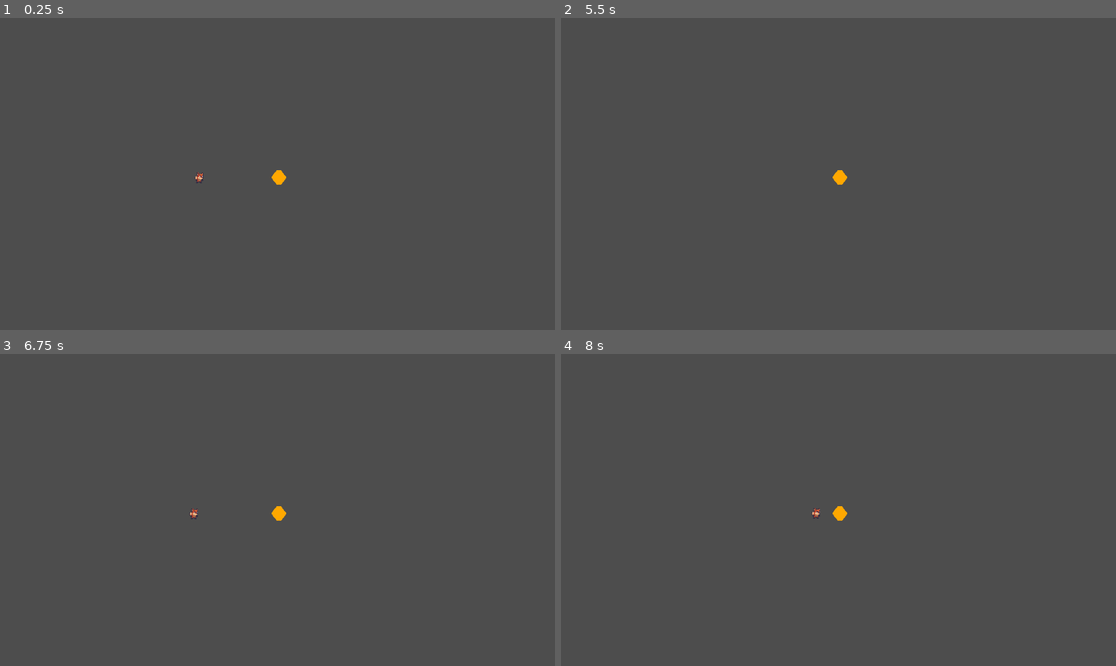
Above: before the commit, frames 1-4 (two rows, left to right).
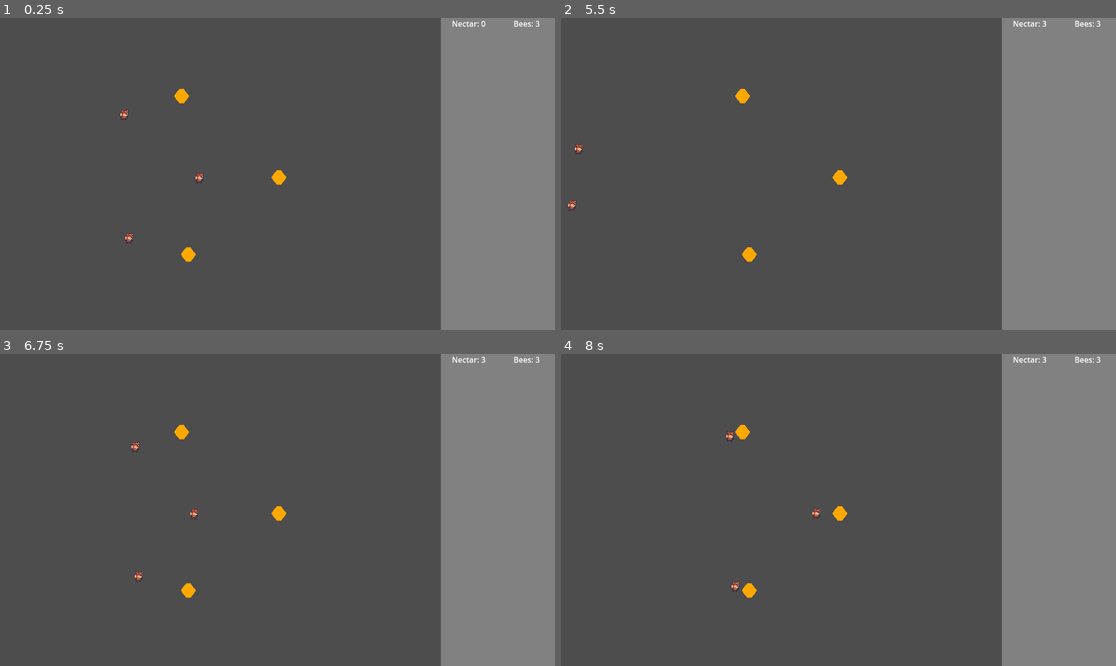
Above: after the commit, the same moments.

Repository: SBSoftwareDev/brainless
Game: Godot game, scene res://src/scenes/game.tscn
The game is run twice, just before and just after one commit, with the same random seed, the same clock (stepped at 60 frames per second) and the same inputs.
Inputs:
- Up to frame 1 (0.25 s): no input
- Up to frame 2 (5.5 s): tap Enter at 2, 3.5, 5 s; tap Space at 2.75, 4.25 s
- Up to frame 3 (6.75 s): no input
- Up to frame 4 (8 s): no input

The runs differ from the first frame. In frame 1, 21% of the frame differs, in the area x 21-100%, y 0-100%; in frame 2, 21%; in frame 3, 21%; in frame 4, 21%, in the area x 29-100%, y 0-100%.

Commit message:
Added basic ui and nectar counter

Diff:
--- a/project.godot
+++ b/project.godot
@@ -16,5 +16,6 @@
 
 [rendering]
 
+textures/canvas_textures/default_texture_filter=0
 renderer/rendering_method="gl_compatibility"
 renderer/rendering_method.mobile="gl_compatibility"
--- a/src/scenes/collectible.tscn
+++ b/src/scenes/collectible.tscn
@@ -19,6 +19,7 @@
 texture = SubResource("AtlasTexture_0swxi")
 
 [node name="Pickup Area" type="CollisionShape2D" parent="."]
+visible = false
 position = Vector2(1, 0)
 rotation = 0.7853982
 shape = SubResource("CapsuleShape2D_lyw24")
--- /dev/null
+++ b/src/scenes/control.gd
@@ -0,0 +1,10 @@
+extends Control
+
+@onready var economy: Node = %Economy
+@onready var nectar_amount_label: RichTextLabel = $ColorRect/VBoxContainer/HBoxContainer/NectarAmountLabel
+@onready var bee_amount_label: RichTextLabel = $ColorRect/VBoxContainer/HBoxContainer/BeeAmountLabel
+
+# Called every frame. 'delta' is the elapsed time since the previous frame.
+func _process(_delta: float) -> void:
+	nectar_amount_label.text = str("Nectar: ", economy.getNectarAmount())
+	bee_amount_label.text = str("Bees: ", economy.getBeeAmount())
--- /dev/null
+++ b/src/scenes/control.tscn
@@ -0,0 +1,50 @@
+[gd_scene load_steps=2 format=3 uid="uid://ca5du5sbdgw2t"]
+
+[ext_resource type="Script" uid="uid://2fy1ymhb4egt" path="res://src/scenes/control.gd" id="1_gp5ph"]
+
+[node name="Control" type="Control"]
+layout_mode = 3
+anchors_preset = 15
+anchor_right = 1.0
+anchor_bottom = 1.0
+grow_horizontal = 2
+grow_vertical = 2
+script = ExtResource("1_gp5ph")
+
+[node name="ColorRect" type="ColorRect" parent="."]
+layout_mode = 1
+anchors_preset = -1
+anchor_left = 0.7942708
+anchor_right = 1.0
+anchor_bottom = 1.0
+grow_horizontal = 0
+grow_vertical = 2
+color = Color(0.50534403, 0.5053441, 0.50534403, 1)
+metadata/_edit_use_anchors_ = true
+
+[node name="VBoxContainer" type="VBoxContainer" parent="ColorRect"]
+layout_mode = 1
+anchors_preset = 15
+anchor_right = 1.0
+anchor_bottom = 1.0
+grow_horizontal = 2
+grow_vertical = 2
+
+[node name="HBoxContainer" type="HBoxContainer" parent="ColorRect/VBoxContainer"]
+layout_mode = 2
+size_flags_vertical = 3
+alignment = 1
+
+[node name="NectarAmountLabel" type="RichTextLabel" parent="ColorRect/VBoxContainer/HBoxContainer"]
+layout_mode = 2
+size_flags_horizontal = 3
+size_flags_vertical = 3
+text = "Nectar:"
+horizontal_alignment = 1
+
+[node name="BeeAmountLabel" type="RichTextLabel" parent="ColorRect/VBoxContainer/HBoxContainer"]
+layout_mode = 2
+size_flags_horizontal = 3
+size_flags_vertical = 3
+text = "Bees:"
+horizontal_alignment = 1
--- a/src/scenes/economy.gd
+++ b/src/scenes/economy.gd
@@ -1,7 +1,19 @@
 extends Node
 
 var nectar :int = 0
+var bees :int = 0
+
+@onready var entities: Node2D = $"../../World/Entities"
+
+func _ready() -> void:
+	bees = entities.find_children("Bee*", "", false).size()
 
 func addNectar(value :int) -> int:
 	nectar += value
 	return nectar
+
+func getNectarAmount() -> int:
+	return nectar
+
+func getBeeAmount() -> int:
+	return bees
--- a/src/scenes/game.tscn
+++ b/src/scenes/game.tscn
@@ -1,8 +1,9 @@
-[gd_scene load_steps=4 format=3 uid="uid://4vqtyrbxi32s"]
+[gd_scene load_steps=5 format=3 uid="uid://4vqtyrbxi32s"]
 
 [ext_resource type="Script" uid="uid://b5qquvw15kre8" path="res://src/scenes/economy.gd" id="1_3rtjt"]
 [ext_resource type="PackedScene" uid="uid://fivhk2risx6o" path="res://src/scenes/collectible.tscn" id="1_covw0"]
 [ext_resource type="PackedScene" uid="uid://bou1hucryo30g" path="res://src/scenes/bee_and_cell.tscn" id="3_3rtjt"]
+[ext_resource type="PackedScene" uid="uid://ca5du5sbdgw2t" path="res://src/scenes/control.tscn" id="4_yufto"]
 
 [node name="Game" type="Node"]
 process_mode = 3
@@ -29,16 +30,18 @@
 [node name="BeeAndCell" parent="World/Entities" instance=ExtResource("3_3rtjt")]
 position = Vector2(579, 331)
 
+[node name="BeeAndCell2" parent="World/Entities" instance=ExtResource("3_3rtjt")]
+position = Vector2(377, 162)
+
+[node name="BeeAndCell3" parent="World/Entities" instance=ExtResource("3_3rtjt")]
+position = Vector2(391, 491)
+
 [node name="Effects" type="Node2D" parent="World"]
 
 [node name="UILayer" type="CanvasLayer" parent="."]
 process_mode = 1
 
-[node name="UIRoot" type="Control" parent="UILayer"]
-layout_mode = 3
-anchors_preset = 0
-offset_right = 40.0
-offset_bottom = 40.0
+[node name="UIRoot" parent="UILayer" instance=ExtResource("4_yufto")]
 
 [node name="PauseLayer" type="CanvasLayer" parent="."]
 process_mode = 2
@@ -51,6 +54,7 @@
 
 [node name="DebugLayer" type="CanvasLayer" parent="."]
 process_mode = 3
+layer = 5
 
 [node name="DebugRoot" type="Control" parent="DebugLayer"]
 layout_mode = 3
--- a/src/scenes/worker_bee.tscn
+++ b/src/scenes/worker_bee.tscn
@@ -28,21 +28,26 @@
 [node name="Collection Area" type="Area2D" parent="."]
 
 [node name="Collection Area Shape" type="CollisionShape2D" parent="Collection Area"]
+visible = false
 shape = SubResource("CircleShape2D_iq0ao")
 
 [node name="Sight Area" type="Area2D" parent="."]
+visible = false
 
 [node name="Sight Area Shape" type="CollisionShape2D" parent="Sight Area"]
 shape = SubResource("CircleShape2D_54pxd")
 
 [node name="Collision Area" type="CollisionShape2D" parent="."]
+visible = false
 shape = SubResource("CapsuleShape2D_xt75n")
 
-[node name="Timer" type="Timer" parent="."]
+[node name="CollectibleCooldown" type="Timer" parent="."]
 wait_time = 2.0
 one_shot = true
+
+[node name="CellCooldown" type="Timer" parent="."]
 
 [connection signal="body_entered" from="Collection Area" to="." method="_on_collection_area_body_entered"]
 [connection signal="body_entered" from="Sight Area" to="." method="_on_sight_area_body_entered"]
 [connection signal="body_exited" from="Sight Area" to="." method="_on_sight_area_body_exited"]
-[connection signal="timeout" from="Timer" to="." method="_on_timer_timeout"]
+[connection signal="timeout" from="CollectibleCooldown" to="." method="_on_timer_timeout"]
--- a/src/scripts/worker_bee.gd
+++ b/src/scripts/worker_bee.gd
@@ -6,10 +6,10 @@
 var movement_direction :bool = true
 
 @onready var cell: Sprite2D = $"../Cell"
-@onready var timer: Timer = $Timer
+@onready var collectible_cooldown: Timer = $CollectibleCooldown
+@onready var cell_cooldown: Timer = $CellCooldown
 @onready var collectible: CharacterBody2D = $"../../Collectible"
 @onready var economy: Node = $"../../../../Systems/Economy"
-@onready var movement_timer: Timer = $MovementTimer
 
 ## INITIALIZATION
 func _ready() -> void:
@@ -43,7 +43,7 @@
 	if body.name.begins_with("Collectible"):
 		#body.freeEntity()
 		print("Collected ", economy.addNectar(1))
-		timer.start()
+		collectible_cooldown.start()
 
 func _on_timer_timeout() -> void:
 	print("Omw son")
Not shown, added: src/scenes/control.gd.uid
